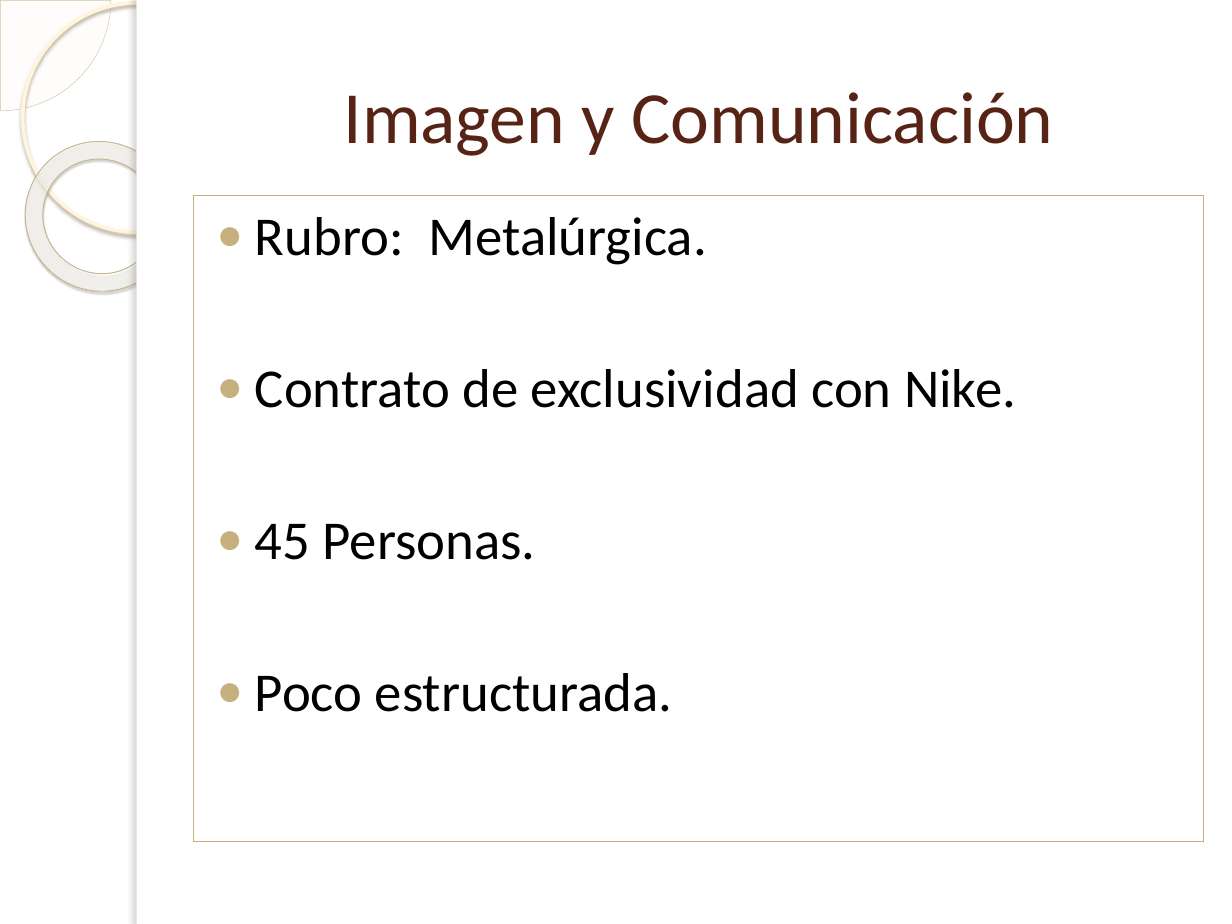
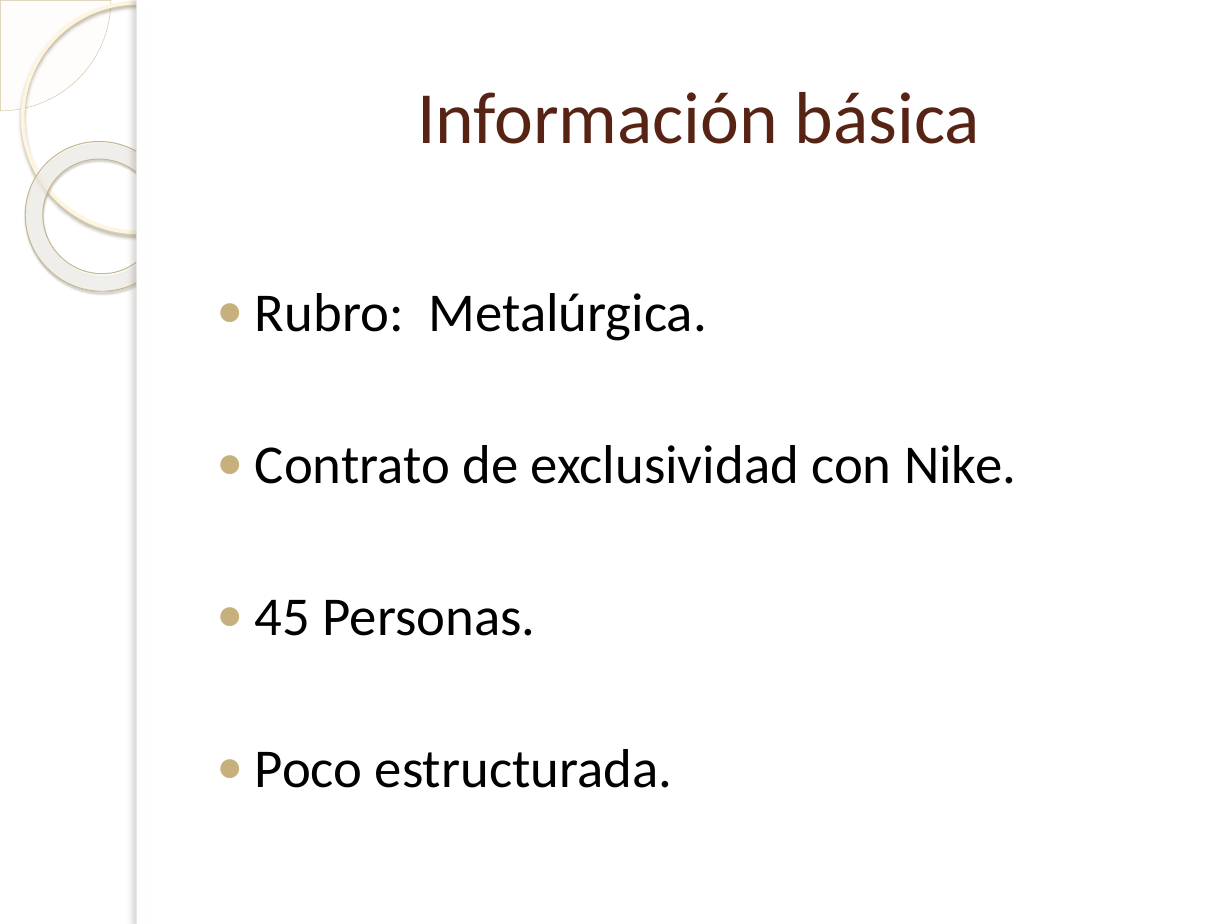
Before and after one commit to Bloodclot24/empresitas, a slide deck: slide 3 of Presentacion/Presentacion.pptx. Drawn at 1232x924 pixels with LibreOffice and Linux fonts; fonts in the diff are those of the drawing; background and template pictures are left out. Boxes give left, top, right and bottom in pixels: in the first picture for what was removed or moved away, otherwise in the second. Text is boxed around its words. In the diff, an @@ line names an element or a change of style, - is before the commit and + after.

```diff
--- a/Presentacion/Presentacion.pptx
+++ b/Presentacion/Presentacion.pptx
@@ title at (417, 92, 980, 144): text changed @@
-Imagen y Comunicación
+Información básica
@@ text "Rubro: Metalúrgica.": place and size @@
-text "Rubro: Metalúrgica." at (193, 195, 1204, 841)
+text "Rubro: Metalúrgica." at (255, 293, 1016, 788)
@@ text "Rubro: Metalúrgica." at (255, 293, 1016, 788): outline #C5B07E 0.75 pt to none @@
```
Also in this commit, not shown: 6 other slides changed, 6 slides added, 1 slide removed, 15 other files.
